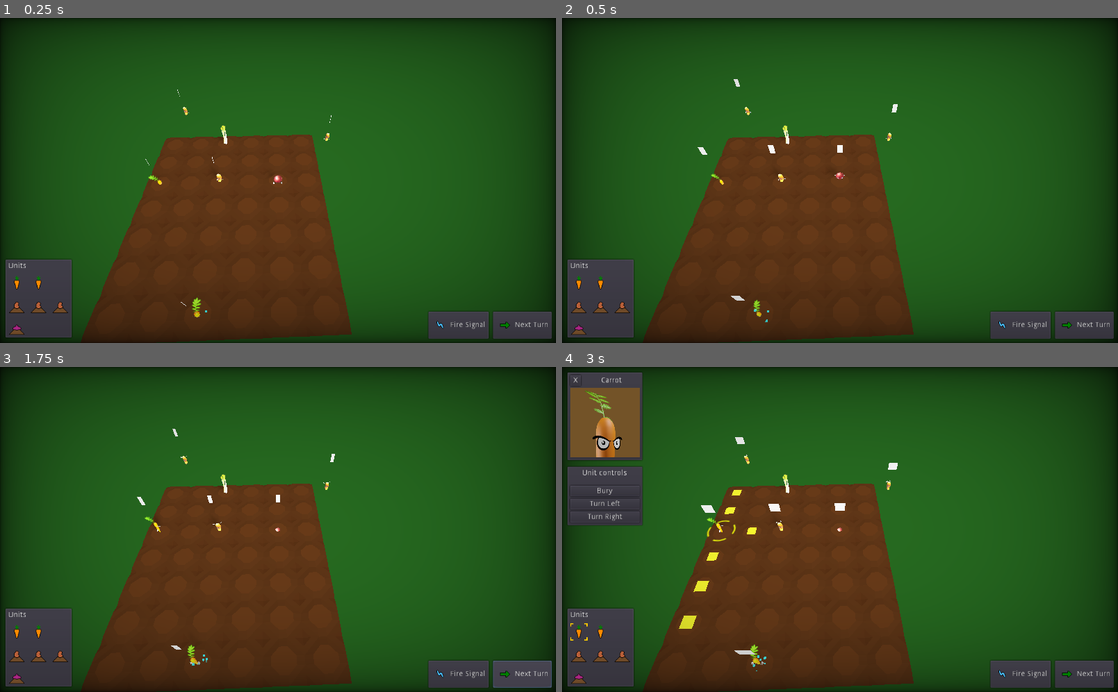
Above: before the commit, frames 1-4 (two rows, left to right).
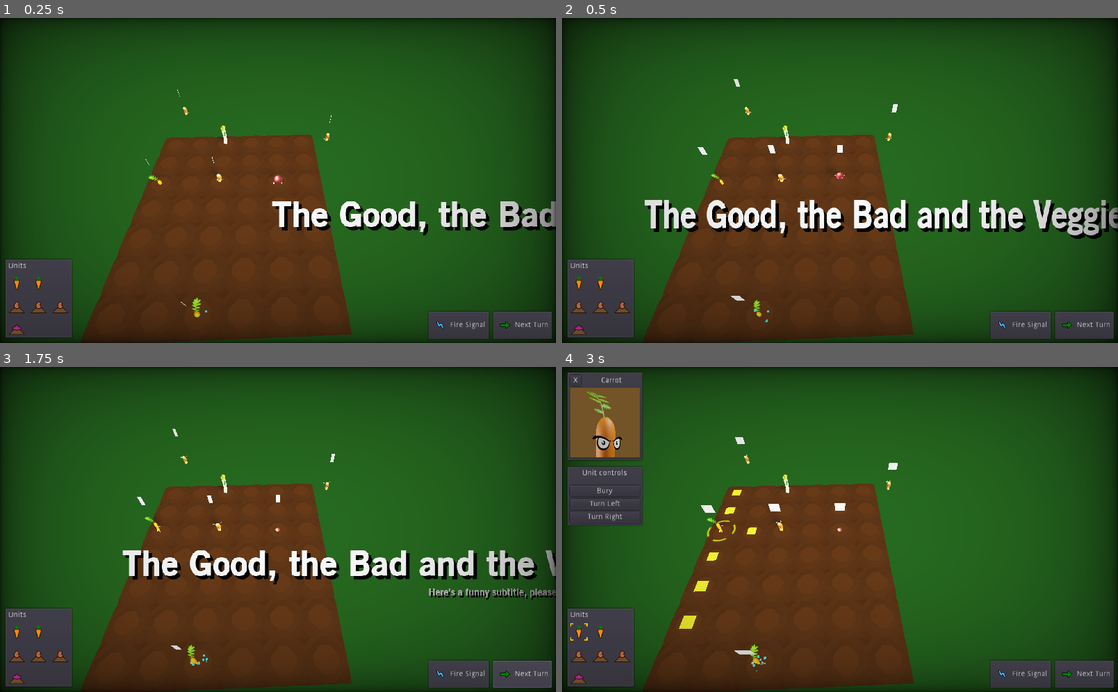
Above: after the commit, the same moments.

Repository: wingedadventurer/gwj-xii
Game: Godot game, scene res://scenes/levels/level_test.tscn
Two runs of this game, one before a commit and one after it. Both use one fixed random seed, a clock stepped at 60 frames per second and the inputs below.
Inputs (mouse positions are in pixels of both pictures, inside the frame that each line leads up to):
- Up to frame 1 (0.25 s): no input
- Up to frame 2 (0.5 s): no input
- Up to frame 3 (1.75 s): click "Next Turn" at 0.5 s; click "Next Turn" at 1.25 s
- Up to frame 4 (3 s): click "Fire Signal" at 2 s; click (578, 630) at 2.77 s

The runs differ from the first frame. In frame 1, 2.7% of the frame differs, in the area x 48-100%, y 56-67%; in frame 2, 5.1%, in the area x 14-100%, y 55-68%; in frame 3, 4.5%; in frame 4, nothing differs.

Commit message:
Add transitions & level intro

Diff:
--- /dev/null
+++ b/godot-project/fonts/header.tres
@@ -0,0 +1,7 @@
+[gd_resource type="DynamicFont" load_steps=2 format=2]
+
+[ext_resource path="res://fonts/OldSansBlack.ttf" type="DynamicFontData" id=1]
+
+[resource]
+size = 64
+font_data = ExtResource( 1 )
--- /dev/null
+++ b/godot-project/fonts/paragraph.tres
@@ -0,0 +1,7 @@
+[gd_resource type="DynamicFont" load_steps=2 format=2]
+
+[ext_resource path="res://fonts/OldSansBlack.ttf" type="DynamicFontData" id=1]
+
+[resource]
+size = 18
+font_data = ExtResource( 1 )
--- a/godot-project/scenes/levels/level_test.tscn
+++ b/godot-project/scenes/levels/level_test.tscn
@@ -9,6 +9,9 @@
 [ext_resource path="res://scenes/celery.tscn" type="PackedScene" id=7]
 
 [node name="level" instance=ExtResource( 1 )]
+
+[node name="canvas_layer" parent="." index="0"]
+editor/display_folded = false
 
 [node name="collision_polygon" parent="playable_area" index="0"]
 polygon = PoolVector2Array( -4.41949, -2.44929, 1.3917, -2.40288, 1.39856, 4.39782, -4.44466, 4.42229 )
--- /dev/null
+++ b/godot-project/scenes/ui/level_intro.tscn
@@ -0,0 +1,90 @@
+[gd_scene load_steps=5 format=2]
+
+[ext_resource path="res://scripts/ui/level_intro.gd" type="Script" id=1]
+[ext_resource path="res://fonts/header.tres" type="DynamicFont" id=2]
+[ext_resource path="res://fonts/paragraph.tres" type="DynamicFont" id=3]
+
+[sub_resource type="Animation" id=1]
+resource_name = "intro"
+length = 2.5
+tracks/0/type = "value"
+tracks/0/path = NodePath("label_title:rect_position")
+tracks/0/interp = 1
+tracks/0/loop_wrap = true
+tracks/0/imported = false
+tracks/0/enabled = true
+tracks/0/keys = {
+"times": PoolRealArray( 0, 0.3, 2, 2.5 ),
+"transitions": PoolRealArray( 2, 1, 2, 1 ),
+"update": 0,
+"values": [ Vector2( 1320, 260 ), Vector2( 140, 260 ), Vector2( 240, 260 ), Vector2( 1320, 260 ) ]
+}
+tracks/1/type = "value"
+tracks/1/path = NodePath("label_subtitle:rect_position")
+tracks/1/interp = 1
+tracks/1/loop_wrap = true
+tracks/1/imported = false
+tracks/1/enabled = true
+tracks/1/keys = {
+"times": PoolRealArray( 0, 0.5, 0.7, 2, 2.5 ),
+"transitions": PoolRealArray( 1, 1, 1, 2, 1 ),
+"update": 0,
+"values": [ Vector2( -1040, 400 ), Vector2( -1040, 400 ), Vector2( 240, 400 ), Vector2( 340, 400 ), Vector2( 1280, 400 ) ]
+}
+tracks/2/type = "value"
+tracks/2/path = NodePath("label_title:rect_scale")
+tracks/2/interp = 1
+tracks/2/loop_wrap = true
+tracks/2/imported = false
+tracks/2/enabled = true
+tracks/2/keys = {
+"times": PoolRealArray( 0.3, 0.35, 0.7 ),
+"transitions": PoolRealArray( 1, 0.5, 1 ),
+"update": 0,
+"values": [ Vector2( 1, 1 ), Vector2( 0.75, 1.25 ), Vector2( 1, 1 ) ]
+}
+
+[node name="level_intro" type="Control"]
+anchor_right = 1.0
+anchor_bottom = 1.0
+script = ExtResource( 1 )
+
+[node name="label_title" type="Label" parent="."]
+anchor_left = 0.5
+anchor_top = 0.5
+anchor_right = 0.5
+anchor_bottom = 0.5
+margin_left = 680.0
+margin_top = -100.0
+margin_right = 1680.0
+margin_bottom = 100.0
+rect_min_size = Vector2( 1000, 200 )
+rect_pivot_offset = Vector2( 0, 100 )
+custom_fonts/font = ExtResource( 2 )
+custom_colors/font_color_shadow = Color( 0, 0, 0, 1 )
+custom_constants/shadow_offset_x = 6
+custom_constants/shadow_offset_y = 6
+text = "The Good, the Bad and the Veggie"
+valign = 1
+
+[node name="label_subtitle" type="Label" parent="."]
+anchor_left = 0.5
+anchor_top = 0.5
+anchor_right = 0.5
+anchor_bottom = 0.5
+margin_left = 640.0
+margin_top = 40.0
+margin_right = 1440.0
+margin_bottom = 70.0
+rect_min_size = Vector2( 800, 0 )
+custom_fonts/font = ExtResource( 3 )
+custom_colors/font_color = Color( 0.752941, 0.752941, 0.752941, 1 )
+custom_colors/font_color_shadow = Color( 0, 0, 0, 1 )
+custom_constants/shadow_offset_x = 3
+custom_constants/shadow_offset_y = 3
+text = "Here's a funny subtitle, please laugh, k thx"
+align = 2
+valign = 1
+
+[node name="animation_player" type="AnimationPlayer" parent="."]
+anims/intro = SubResource( 1 )
--- /dev/null
+++ b/godot-project/scenes/ui/transition_in.tscn
@@ -0,0 +1,13 @@
+[gd_scene load_steps=2 format=2]
+
+[ext_resource path="res://scripts/ui/transition.gd" type="Script" id=1]
+
+[node name="transition_in" type="CanvasLayer"]
+layer = 96
+script = ExtResource( 1 )
+
+[node name="polygon_2d" type="Polygon2D" parent="."]
+color = Color( 0, 0, 0, 1 )
+polygon = PoolVector2Array( 0, 0, 1280, 0, 1280, 720, 0, 720, -720, 720 )
+
+[node name="tween" type="Tween" parent="."]
--- /dev/null
+++ b/godot-project/scenes/ui/transition_out.tscn
@@ -0,0 +1,13 @@
+[gd_scene load_steps=2 format=2]
+
+[ext_resource path="res://scripts/ui/transition.gd" type="Script" id=1]
+
+[node name="transition_out" type="CanvasLayer"]
+layer = 96
+script = ExtResource( 1 )
+
+[node name="polygon_2d" type="Polygon2D" parent="."]
+color = Color( 0, 0, 0, 1 )
+polygon = PoolVector2Array( 0, 0, -720, 720, -2000, 720, -2000, 720, -2000, 0 )
+
+[node name="tween" type="Tween" parent="."]
--- a/godot-project/scripts/level.gd
+++ b/godot-project/scripts/level.gd
@@ -1,12 +1,30 @@
 extends Spatial
+
+const OBJ_TRANSITION_IN = preload("res://scenes/ui/transition_in.tscn")
+const OBJ_LEVEL_INTRO = preload("res://scenes/ui/level_intro.tscn")
+
+onready var canvas = $canvas_layer
 
 var scene_camera = preload("res://scenes/camera.tscn")
 
 var cursor_image = preload("res://textures/cursor_carrot.png")
 
+func do_transition_in() -> void:
+	var transition = OBJ_TRANSITION_IN.instance()
+	add_child(transition)
+	transition.do_transition()
+	do_level_intro()
+
+
+func do_level_intro() -> void:
+	var level_intro = OBJ_LEVEL_INTRO.instance()
+	add_child(level_intro)
+	level_intro.do_intro()
+
 func _ready() -> void:
 	instance_camera()
 	Input.set_custom_mouse_cursor(cursor_image)
+	do_transition_in()
 
 func instance_camera() -> void:
 	var camera = scene_camera.instance()
--- /dev/null
+++ b/godot-project/scripts/ui/level_intro.gd
@@ -0,0 +1,13 @@
+extends Control
+
+onready var label_title := $label_title
+onready var label_subtitle := $label_subtitle
+onready var anim_player := $animation_player
+
+func set_intro_text(title : String, subtitle : String) -> void:
+	label_title.text = title
+	label_subtitle.text = subtitle
+
+func do_intro() -> void:
+	anim_player.play("intro")
+	anim_player.connect("animation_finished", self, "queue_free")
--- /dev/null
+++ b/godot-project/scripts/ui/transition.gd
@@ -0,0 +1,14 @@
+extends CanvasLayer
+
+onready var polygon := $polygon_2d
+onready var tween := $tween
+
+signal transition_done
+
+func transition_done() -> void:
+	emit_signal("transition_done")
+
+func do_transition() -> void:
+	tween.interpolate_property(polygon, "position", Vector2.ZERO, Vector2(2000.0, 0.0), 0.5, Tween.TRANS_CUBIC, Tween.EASE_OUT)
+	tween.connect("tween_all_completed", self, "transition_done")
+	tween.start()
Binary file added: godot-project/fonts/OldSansBlack.ttf
